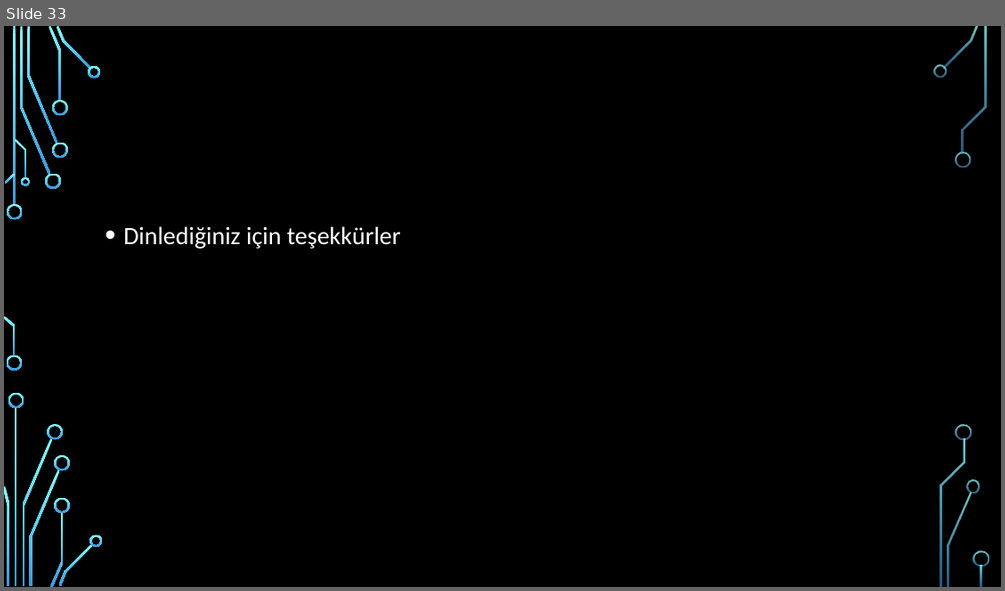
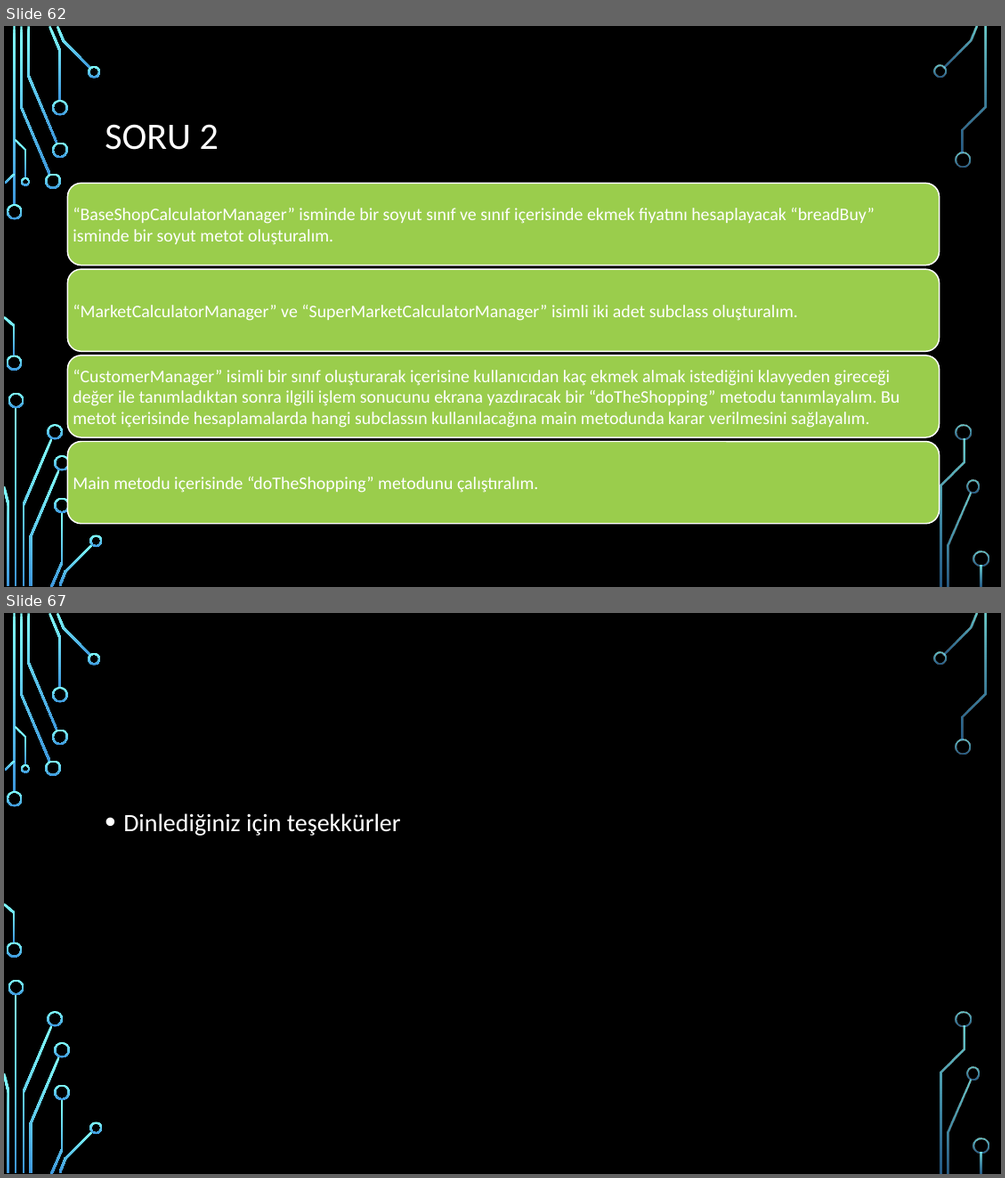
Before and after one commit to burakduman-bilgeadam/sunum, a slide deck: OOPPart2.pptx. Shown one above the other, each under a label of ours: slide 33 before the commit, slides 62 and 67 after it; the slides between them are not shown. The pictures are 1005x591 and 1005x1178 pixels, drawn with LibreOffice and Linux fonts; fonts in the diff are those of the drawing; background and template pictures are left out. Boxes give left, top, right and bottom in pixels: in the first picture for what was removed or moved away, otherwise in the second. Text is boxed around its words. In the diff, an @@ line names an element or a change of style, - is before the commit and + after.

```diff
--- a/OOPPart2.pptx
+++ b/OOPPart2.pptx
@@ slide 62 added at bbox=[4, 26, 1001, 587], background picture (left out); not listed: 36 template elements that a slide beside it also shows @@
@@ title added at bbox=[105, 124, 218, 150], 36 pt, text #FFFFFF @@
+SORU 2
@@ group added at bbox=[67, 183, 939, 524]: 4 rounded rectangles, 4 texts @@
+“BaseShopCalculatorManager” isminde bir soyut sınıf ve sınıf içerisinde ekmek fiyatını hesaplayacak “breadBuy” isminde bir soyut metot oluşturalım.
+“MarketCalculatorManager” ve “SuperMarketCalculatorManager” isimli iki adet subclass oluşturalım.
+“CustomerManager” isimli bir sınıf oluşturarak içerisine kullanıcıdan kaç ekmek almak istediğini klavyeden gireceği değer ile tanımladıktan sonra ilgili işlem sonucunu ekrana yazdıracak bir “doTheShopping” metodu tanımlayalım. Bu metot içerisinde hesaplamalarda hangi subclassın kullanılacağına main metodunda karar verilmesini sağlayalım.
+Main metodu içerisinde “doTheShopping” metodunu çalıştıralım.
@@ what was slide 33 is now slide 67 @@
```
Also in this commit, not shown: 3 slides changed, 33 other slides added.
